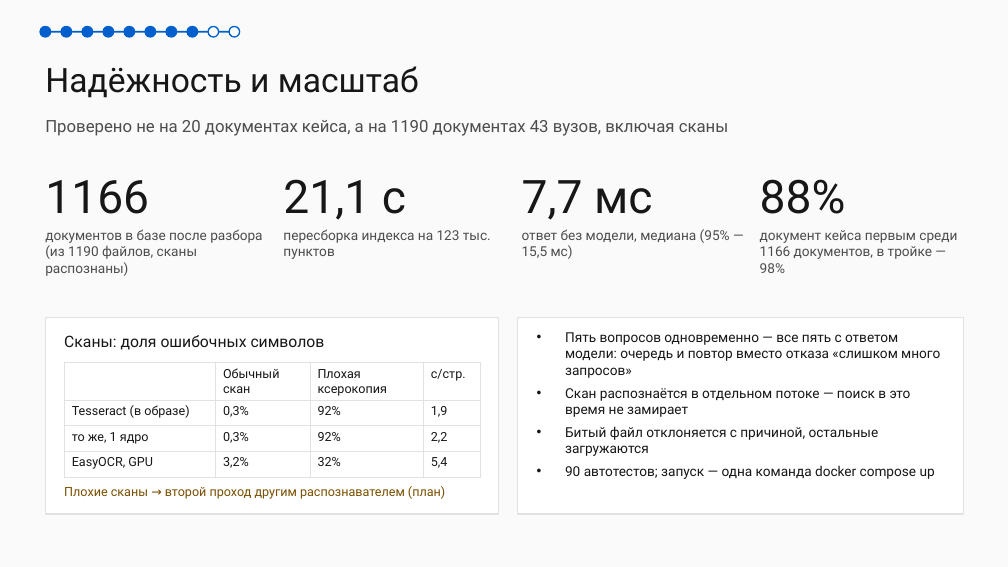
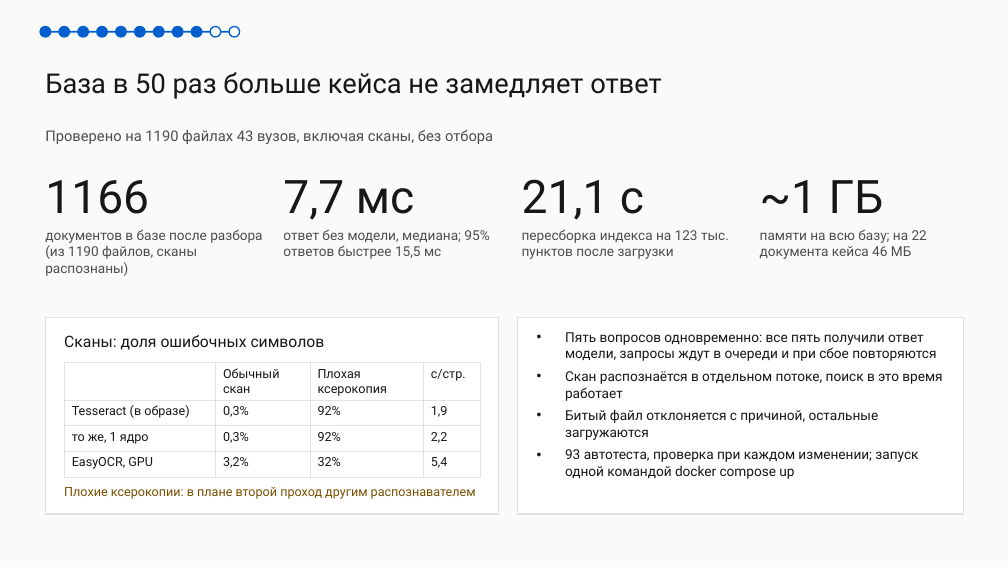
Before and after one commit to alteralto/marshrut, a slide deck: slide 9 of docs/pitch/Маршрут-презентация.pptx (slide 8 before the commit). Drawn at 1008x567 pixels with LibreOffice and Linux fonts; fonts in the diff are those of the drawing. Boxes give left, top, right and bottom in pixels: in the first picture for what was removed or moved away, otherwise in the second. Text is boxed around its words. In the diff, an @@ line names an element or a change of style, - is before the commit and + after.

```diff
--- a/docs/pitch/Маршрут-презентация.pptx
+++ b/docs/pitch/Маршрут-презентация.pptx
@@ ellipse: place and size @@
-ellipse at [82, 26, 93, 37]
+ellipse at [78, 26, 88, 37]
@@ ellipse: place and size @@
-ellipse at [103, 26, 113, 37]
+ellipse at [97, 26, 107, 37]
@@ ellipse: place and size @@
-ellipse at [124, 26, 135, 37]
+ellipse at [116, 26, 126, 37]
@@ ellipse added at [135, 26, 145, 37], fill #005FCC, outline #005FCC 1.25 pt @@
@@ ellipse: place and size @@
-ellipse at [145, 26, 156, 37]
+ellipse at [154, 26, 164, 37]
@@ ellipse: place and size @@
-ellipse at [166, 26, 177, 37]
+ellipse at [172, 26, 183, 37]
@@ ellipse: place and size @@
-ellipse at [187, 26, 197, 37]
+ellipse at [191, 26, 202, 37]
@@ text removed at [45, 66, 419, 98] @@
-Надёжность и масштаб
@@ text added at [45, 72, 661, 99], 26 pt, text #171717 @@
+База в 50 раз больше кейса не замедляет ответ
@@ text at [45, 130, 493, 144]: text changed; size 16 to 14 pt @@
-Проверено не на 20 документах кейса, а на 1190 документах 43 вузов, включая сканы
+Проверено на 1190 файлах 43 вузов, включая сканы, без отбора
@@ text "7,7 мс": place and size @@
-text "7,7 мс" at [522, 180, 652, 220]
+text "7,7 мс" at [283, 180, 414, 220]
@@ text "21,1 с": place and size @@
-text "21,1 с" at [283, 179, 406, 220]
+text "21,1 с" at [522, 179, 644, 220]
@@ text at [760, 180, 884, 213]: text changed @@
-88%
+~1 ГБ
@@ text at [283, 229, 489, 259]: text changed @@
-ответ без модели, медиана (95% — 15,5 мс)
+ответ без модели, медиана; 95% ответов быстрее 15,5 мс
@@ text at [522, 229, 729, 259]: text changed @@
-пересборка индекса на 123 тыс. пунктов
+пересборка индекса на 123 тыс. пунктов после загрузки
@@ text at [760, 229, 927, 259]: text changed @@
-документ кейса первым среди 1166 документов, в тройке — 98%
+памяти на всю базу; на 22 документа кейса 46 МБ
@@ text at [565, 332, 942, 401]: text changed @@
-• Пять вопросов одновременно — все пять с ответом модели: очередь и повтор вместо отказа «слишком много запросов»
-• Скан распознаётся в отдельном потоке — поиск в это время не замирает
+• Пять вопросов одновременно: все пять получили ответ модели, запросы ждут в очереди и при сбое повторяются
+• Скан распознаётся в отдельном потоке, поиск в это время работает
@@ text at [565, 449, 918, 479]: text changed @@
-• 90 автотестов; запуск — одна команда docker compose up
+• 93 автотеста, проверка при каждом изменении; запуск одной командой docker compose up
@@ text at [64, 487, 476, 499]: text changed @@
-Плохие сканы → второй проход другим распознавателем (план)
+Плохие ксерокопии: в плане второй проход другим распознавателем
```
Also in this commit, not shown: 5 other slides changed, 5 slides added, 4 slides removed, 14 other files.
